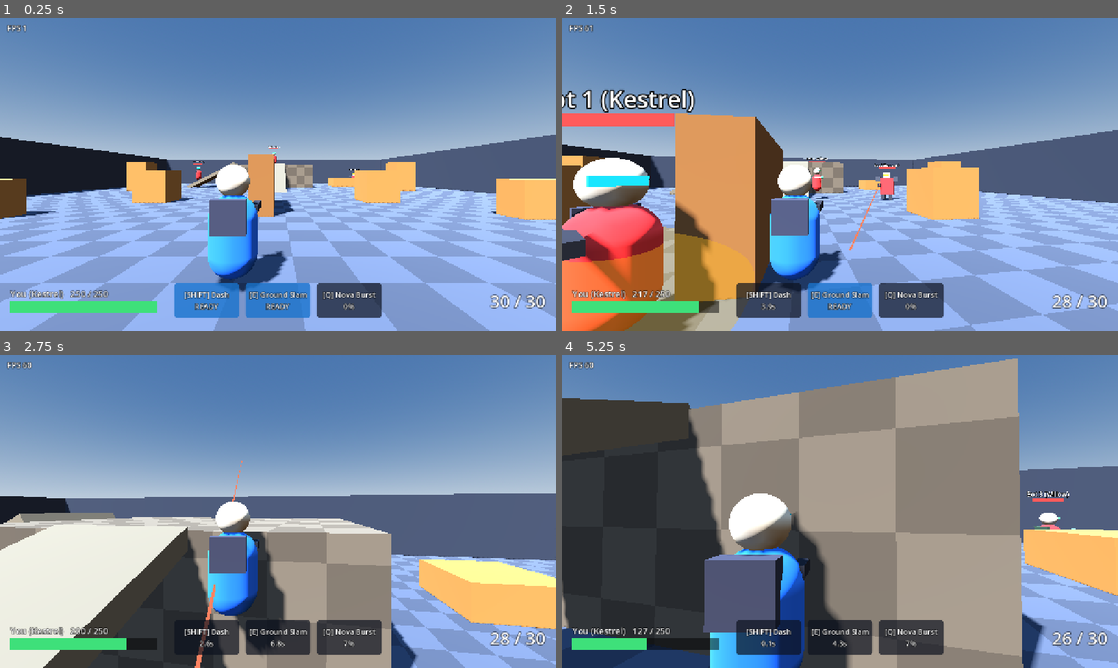
Above: before the commit, frames 1-4 (two rows, left to right).
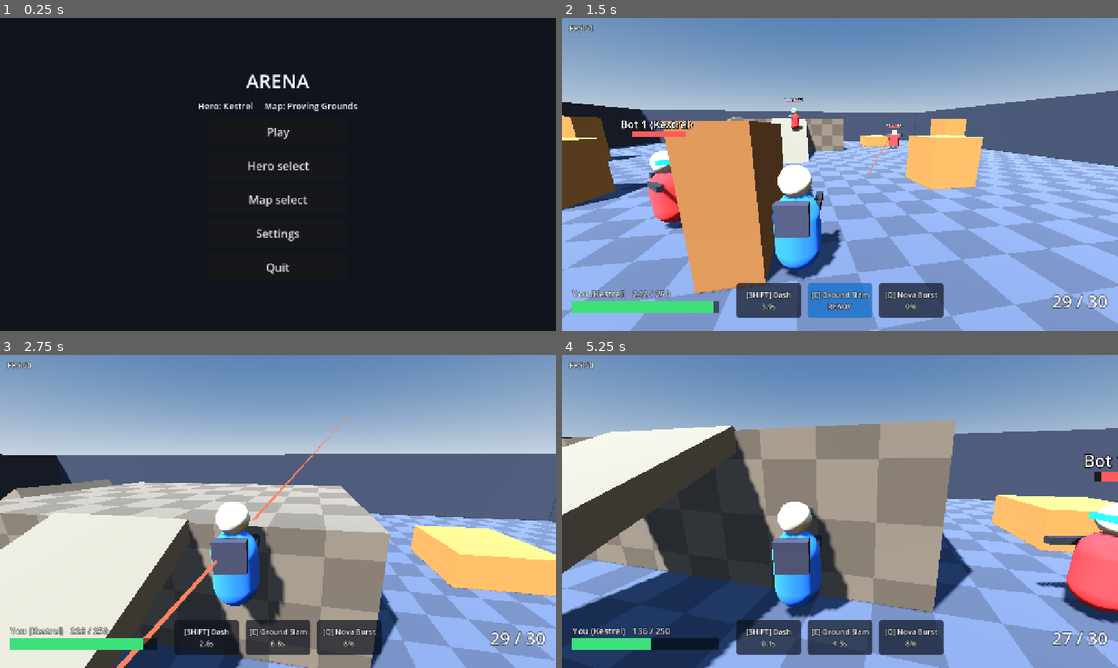
Above: after the commit, the same moments.

Repository: AvocadoFlour/arena
Game: Godot game, scene res://src/main.tscn
The game is run twice, just before and just after one commit, with the same random seed, the same clock (stepped at 60 frames per second) and the same inputs.
Inputs (mouse positions are in pixels of both pictures, inside the frame that each line leads up to):
- Up to frame 1 (0.25 s): no input
- Up to frame 2 (1.5 s): click (840, 130) at 0.5 s, where only the run after the commit has a clickable "Play"; tap Enter at 1.25 s; move the mouse to (867, 174) at 1.27 s; hold W (move_forward) from 1.28 s (still down); tap Shift (ability1) at 1.35 s; click (867, 174) at 1.42 s
- Up to frame 3 (2.75 s): keep holding W (move_forward); tap Space (jump) at 1.52, 2.27 s; tap E (ability2) at 1.55, 2.1 s; move the mouse to (250, 511) at 2.02 s; tap Q (ultimate) at 2.3 s
- Up to frame 4 (5.25 s): keep holding W (move_forward); move the mouse to (851, 505) at 2.77 s; tap Q (ultimate) at 2.85, 4.55 s; tap Shift (ability1) at 3.05, 3.6 s; move the mouse to (834, 517) at 3.52 s; click (834, 517) at 3.67 s; tap Space (jump) at 3.77, 4.52 s; tap E (ability2) at 3.8, 4.35 s; move the mouse to (878, 514) at 4.27 s; move the mouse to (795, 508) at 5.02 s; click (795, 508) at 5.1 s

The runs differ from the first frame. In frame 1, 97% of the frame differs, in the area x 0-100%, y 0-100%; in frame 2, 67%; in frame 3, 67%; in frame 4, 71%.

Commit message:
core: UI integration - main menu wired (test flags bypass), first-frame test runner (UI suites in gate), every hero/map JSON playable test, v0.2 capture script; docs §2.3

Diff:
--- a/project.godot
+++ b/project.godot
@@ -2,7 +2,7 @@
 
 [application]
 config/name="Arena"
-config/version="0.1.0"
+config/version="0.2.0"
 run/main_scene="res://src/main.tscn"
 config/features=PackedStringArray("4.7", "GL Compatibility")
 
--- a/src/main.gd
+++ b/src/main.gd
@@ -15,6 +15,7 @@
 var _shot_done := false
 var _used := false
 var _spawns: Dictionary = {}
+var main_menu = null
 
 func _ready() -> void:
     process_mode = Node.PROCESS_MODE_ALWAYS   # screenshot/smoke timers keep running while paused
@@ -22,6 +23,34 @@
         if a.begins_with("--"):
             var kv := a.substr(2).split("=", true, 1)
             args[kv[0]] = kv[1] if kv.size() > 1 else "1"
+    if _test_mode() or args.has("menu"):
+        _start_match()
+    else:
+        _show_main_menu()
+
+## Any test/automation flag bypasses the main menu.
+func _test_mode() -> bool:
+    for k in ["demo", "smoke", "screenshot", "hero", "map"]:
+        if args.has(k) and not args.has("mainmenu"):
+            return true
+    return false
+
+func _show_main_menu() -> void:
+    main_menu = MainMenu.new()
+    add_child(main_menu)
+    UiCatalog.selected_hero = GameConfig.hero_path(GameConfig.hero_id)
+    UiCatalog.selected_map = GameConfig.map_path()
+    main_menu.play_requested.connect(func(hero_path: String, map_path: String):
+        GameConfig.set_hero(hero_path.get_file().get_basename())
+        GameConfig.map_id = map_path.get_file().get_basename()
+        main_menu.queue_free()
+        main_menu = null
+        _start_match())
+    if args.has("ui_screen"):
+        main_menu.show_screen(args.ui_screen)
+    _t0 = Time.get_ticks_msec()
+
+func _start_match() -> void:
     var demo := args.has("demo") or args.has("smoke") or args.has("screenshot")
     var map := MapLoader.build(GameConfig.map_path())
     add_child(map)
@@ -102,6 +131,8 @@
         stats.deaths += 1
 
 func _unhandled_input(event: InputEvent) -> void:
+    if menu == null:
+        return
     if args.has("demo") or args.has("smoke") or args.has("screenshot"):
         return
     if event.is_action_pressed("pause"):
@@ -115,8 +146,17 @@
 func _process(dt: float) -> void:
     _game_t += dt
     var el := _game_t
+    if player == null:
+        if args.has("screenshot") and not _shot_done and el >= float(args.get("delay", "3")):
+            _shot_done = true
+            get_viewport().get_texture().get_image().save_png(args.screenshot)
+            print("SCREENSHOT ", args.screenshot)
+            get_tree().quit(0)
+        return
     if args.has("use") and not _used and el >= float(args.get("delay", "6")) - float(args.get("use_lead", "0.3")):
         _used = true   # test hook: force an ability right before the screenshot
+        if player.abilities.has(args.use):
+            player.abilities[args.use].cooldown.remaining = 0.0
         player._use(args.use)
     if args.has("screenshot") and not _shot_done and el >= float(args.get("delay", "6")):
         _shot_done = true
--- /dev/null
+++ b/tests/core_playable_sim.gd
@@ -0,0 +1,71 @@
+extends Node3D
+## Lead gate: EVERY src/heroes/*.json and src/maps/*.json must be playable (UI lists all of them).
+## Heroes: valid def, 3 ability slots with registered types, weapon, spawns and stands on arena01.
+## Maps: builds, has team 0 and 1 spawns, every hero spawned at a team spawn lands (no fall-through).
+var results: Array = []
+var done := false
+var frame := 0
+var queue: Array = []
+var map: Node3D
+var spawned: Array = []
+
+func _rec(n: String, ok: bool, info: String) -> void:
+    results.append([n, ok, info])
+
+func _ready() -> void:
+    for f in DirAccess.get_files_at("res://src/heroes"):
+        if f.ends_with(".json"):
+            var p := "res://src/heroes/" + f
+            var d = JSON.parse_string(FileAccess.get_file_as_string(p))
+            var ok: bool = d is Dictionary and d.has("id") and d.get("id") == f.get_basename()
+            var info := ""
+            if ok:
+                for slot in ["ability1", "ability2", "ultimate"]:
+                    var a = d.get("abilities", {}).get(slot)
+                    if a == null or not AbilityRegistry.TYPES.has(String(a.get("type", ""))):
+                        ok = false
+                        info += "bad %s; " % slot
+                ok = ok and d.has("primary") and float(d.get("max_hp", 0)) > 0
+            _rec("hero_def_valid_" + f.get_basename(), ok, info)
+    for f in DirAccess.get_files_at("res://src/maps"):
+        if f.ends_with(".json"):
+            queue.append("res://src/maps/" + f)
+    _next_map()
+
+func _next_map() -> void:
+    for c in get_children():
+        c.queue_free()
+    spawned = []
+    frame = 0
+    if queue.is_empty():
+        done = true
+        return
+    var p: String = queue.pop_front()
+    map = MapLoader.build(p)
+    map.name = "Map_" + p.get_file().get_basename()
+    add_child(map)
+    var sp: Dictionary = map.get_meta("spawns")
+    _rec("map_has_spawns_" + p.get_file().get_basename(), sp.has(0) and sp.has(1) and sp[0].size() > 0 and sp[1].size() > 0, "teams=%s" % [sp.keys()])
+    var i := 0
+    for f in DirAccess.get_files_at("res://src/heroes"):
+        if not f.ends_with(".json"):
+            continue
+        var h := Hero.from_def("res://src/heroes/" + f)
+        var team := i % 2
+        h.set_team(team)
+        h.input_source = null
+        add_child(h)
+        var arr: Array = sp.get(team, [Vector3.ZERO])
+        h.global_position = arr[(i / 2) % arr.size()]
+        spawned.append([p.get_file().get_basename(), f.get_basename(), h])
+        i += 1
+
+func _physics_process(_dt: float) -> void:
+    if done:
+        return
+    frame += 1
+    if frame == 90:
+        for s in spawned:
+            var h: Hero = s[2]
+            _rec("playable_%s_%s" % [s[0], s[1]], h.is_on_floor() and h.global_position.y > -1.0 and not h.dead, "pos=%s" % h.global_position)
+        _next_map()
--- a/tests/run_tests.gd
+++ b/tests/run_tests.gd
@@ -25,11 +25,19 @@
     units.sort()
     return {"units": units, "integ": integ}
 
+var _started := false
+
 func _initialize() -> void:
+    pass
+
+## Suites run on the first frame so autoloads (Actions, Settings, GameConfig, InputMap) are ready.
+func _run_units() -> void:
     var d := _discover()
     print("== unit tests (%d suites) ==" % d.units.size())
     for path in d.units:
         var s = load(path).new()
+        if "tree" in s:
+            s.tree = self
         for m in s.get_method_list():
             var n: String = m.name
             if not n.begins_with("test_"):
@@ -63,6 +71,10 @@
     holder.add_child(current)
 
 func _process(_dt: float) -> bool:
+    if not _started:
+        _started = true
+        _run_units()
+        return false
     if current != null and current.done:
         for r in current.results:
             if r[1]:
Not shown, changed: export_presets.cfg
Binary file added: shots/v0.2-arena02-mixed-bots.png
Binary file added: shots/v0.2-hero-select.png
Binary file added: shots/v0.2-main-menu.png
Binary file added: shots/v0.2-rampart-shield-wall.png
Binary file added: shots/v0.2-willow-frost-bolt.png
Binary file added: shots/v0.2-willow-heal-beam.png
Not shown, added: tests/core_playable_sim.gd.uid
Not shown, changed: build.sh
Not shown, changed: docs/INTERFACES.md
Not shown, added: tools/capture_v02.sh
